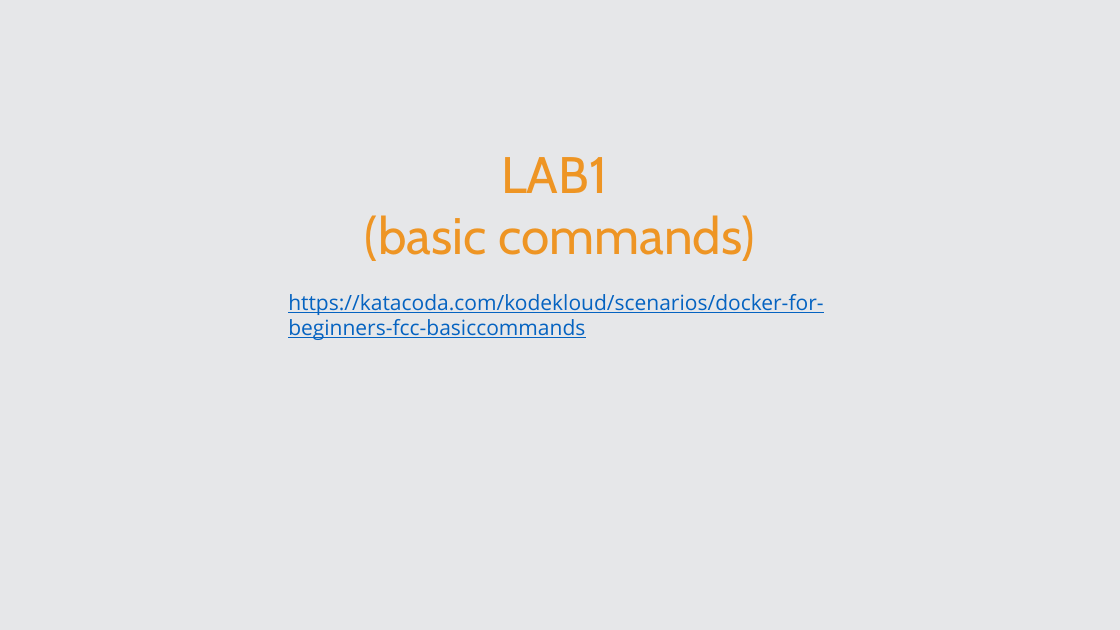
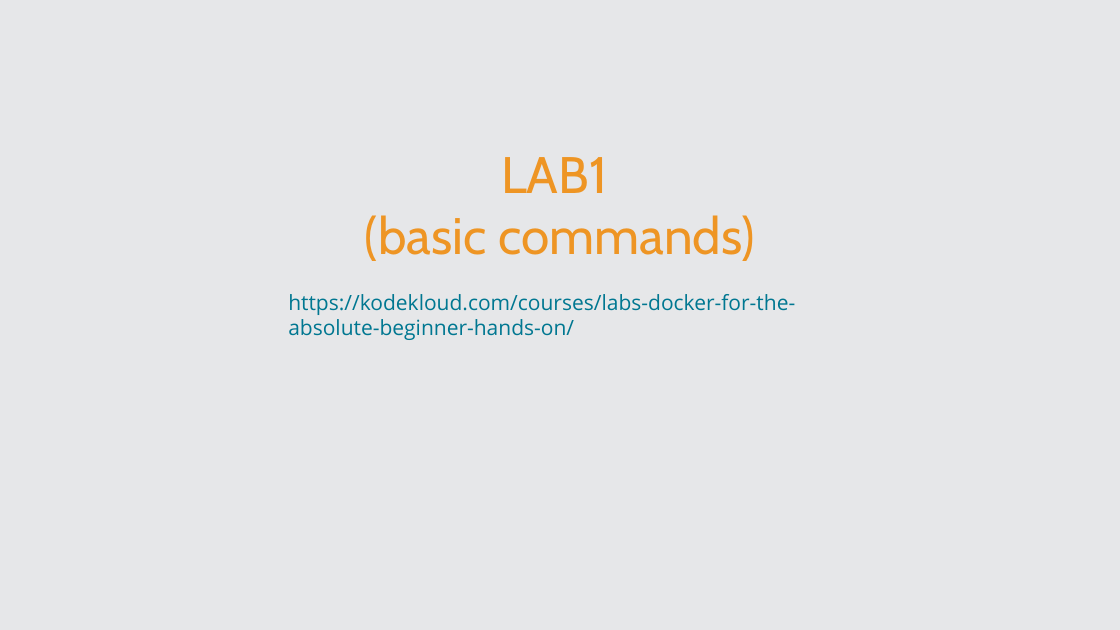
Before and after one commit to Zouhairzed/Docker-Course, a slide deck: slide 23 of Slide Docker Z.pptx. Drawn at 1120x630 pixels with LibreOffice and Linux fonts; fonts in the diff are those of the drawing. Boxes give left, top, right and bottom in pixels: in the first picture for what was removed or moved away, otherwise in the second. Text is boxed around its words. In the diff, an @@ line names an element or a change of style, - is before the commit and + after.

```diff
--- a/Slide Docker Z.pptx
+++ b/Slide Docker Z.pptx
@@ text at [288, 294, 795, 340]: text changed; text colour #0563C1 to #007791 @@
-https://katacoda.com/kodekloud/scenarios/docker-for-beginners-fcc-basiccommands
+https://kodekloud.com/courses/labs-docker-for-the-absolute-beginner-hands-on/
```
Also in this commit, not shown: 7 other slides changed, 1 other file.
